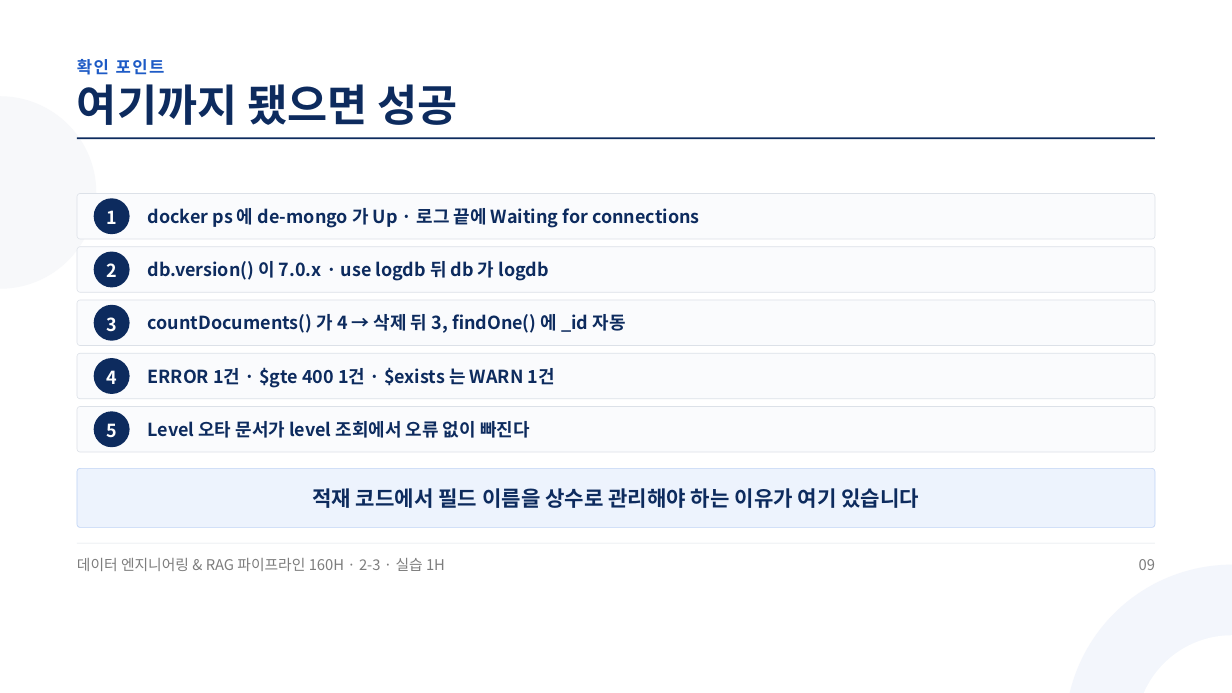
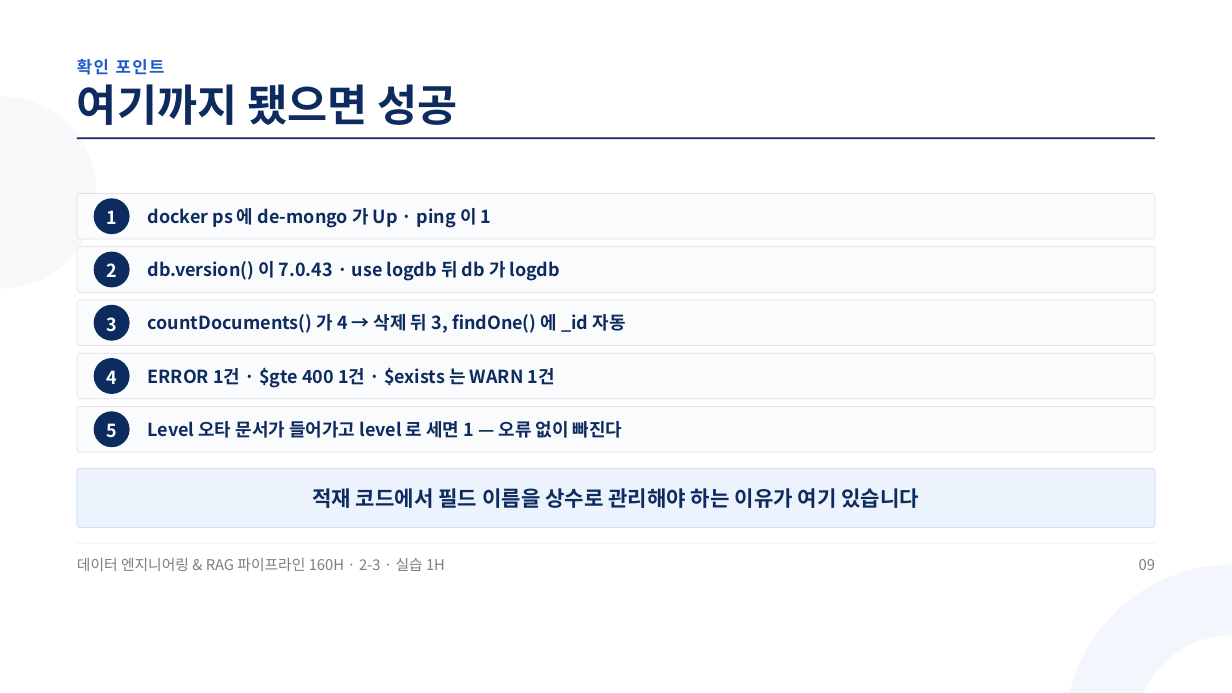
Before and after one commit to aebonlee/materials, a slide deck: slide 9 of data-eng/decks/w2d3s2.pptx. Drawn at 1232x693 pixels with LibreOffice and Linux fonts; fonts in the diff are those of the drawing. Boxes give left, top, right and bottom in pixels: in the first picture for what was removed or moved away, otherwise in the second. Text is boxed around its words. In the diff, an @@ line names an element or a change of style, - is before the commit and + after.

```diff
--- a/data-eng/decks/w2d3s2.pptx
+++ b/data-eng/decks/w2d3s2.pptx
@@ text at [148, 208, 492, 228]: text changed @@
-docker ps 에 de-mongo 가 Up · 로그 끝에 Waiting for connections
+docker ps 에 de-mongo 가 Up · ping 이 1
@@ text at [148, 261, 560, 281]: text changed @@
-db.version() 이 7.0.x · use logdb 뒤 db 가 logdb
+db.version() 이 7.0.43 · use logdb 뒤 db 가 logdb
@@ text at [148, 421, 623, 438]: text changed @@
-Level 오타 문서가 level 조회에서 오류 없이 빠진다
+Level 오타 문서가 들어가고 level 로 세면 1 — 오류 없이 빠진다
```
Also in this commit, not shown: 4 other slides changed, 9 other files.
